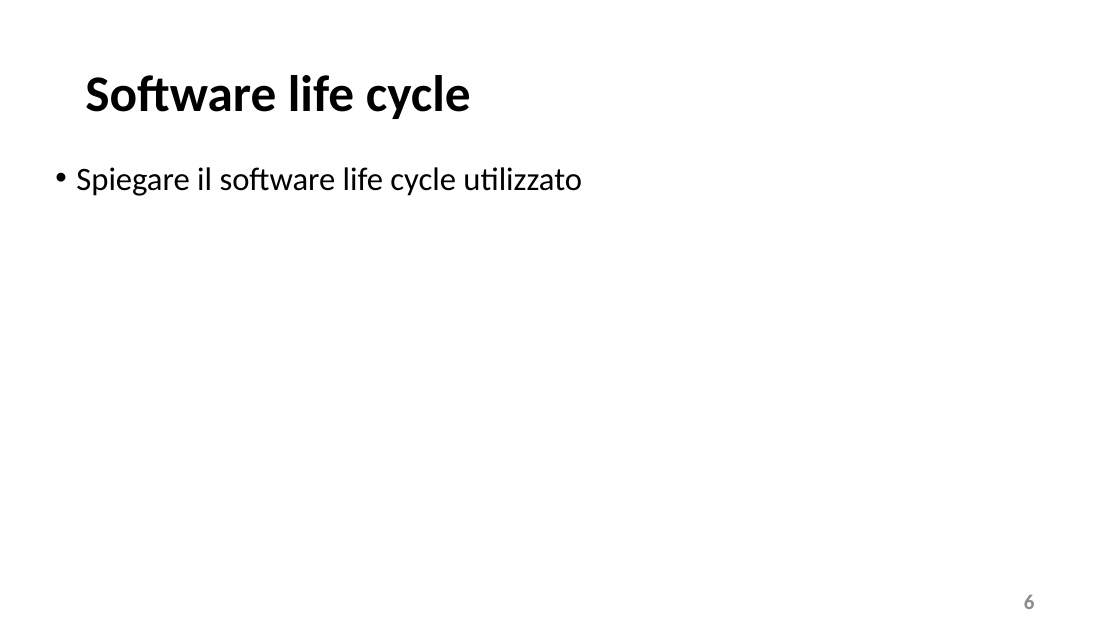
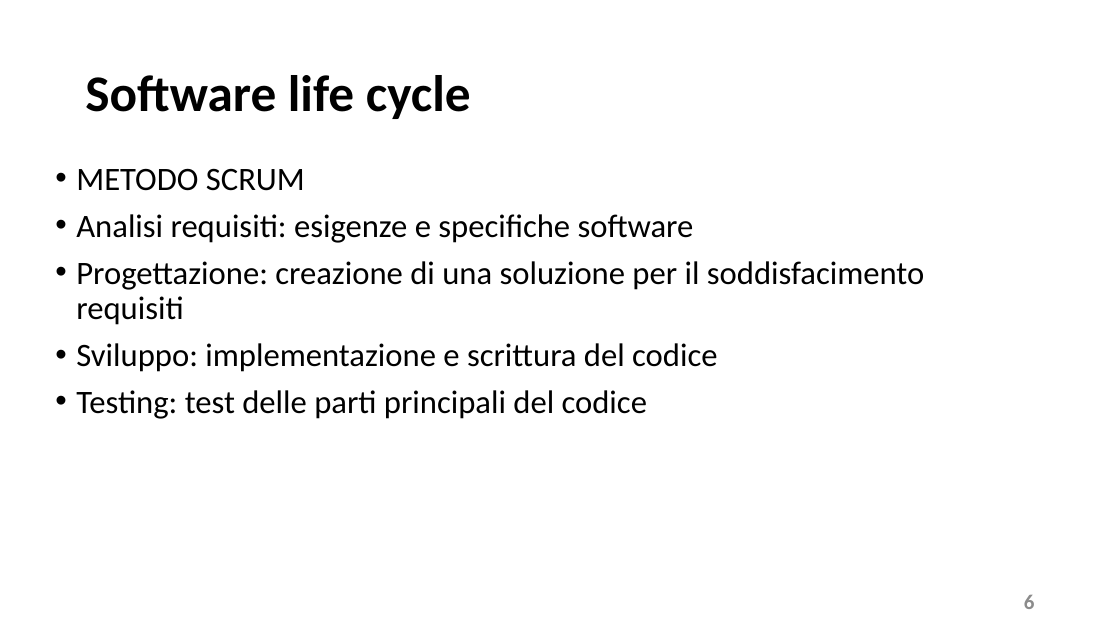
Before and after one commit to FilippoBolis/MED_Progetto_Ing_Software_23_24, a slide deck: slide 6 of MED/doc/Presentazione M.E.D.pptx. Drawn at 1120x630 pixels with LibreOffice and Linux fonts; fonts in the diff are those of the drawing. Boxes give left, top, right and bottom in pixels: in the first picture for what was removed or moved away, otherwise in the second. Text is boxed around its words. In the diff, an @@ line names an element or a change of style, - is before the commit and + after.

```diff
--- a/MED/doc/Presentazione M.E.D.pptx
+++ b/MED/doc/Presentazione M.E.D.pptx
@@ text at [76,168,924,419]: text changed @@
-• Spiegare il software life cycle utilizzato
+• METODO SCRUM
+• Analisi requisiti: esigenze e specifiche software
+• Progettazione: creazione di una soluzione per il soddisfacimento requisiti
+• Sviluppo: implementazione e scrittura del codice
+• Testing: test delle parti principali del codice
```
Also in this commit, not shown: 11 other slides changed.
